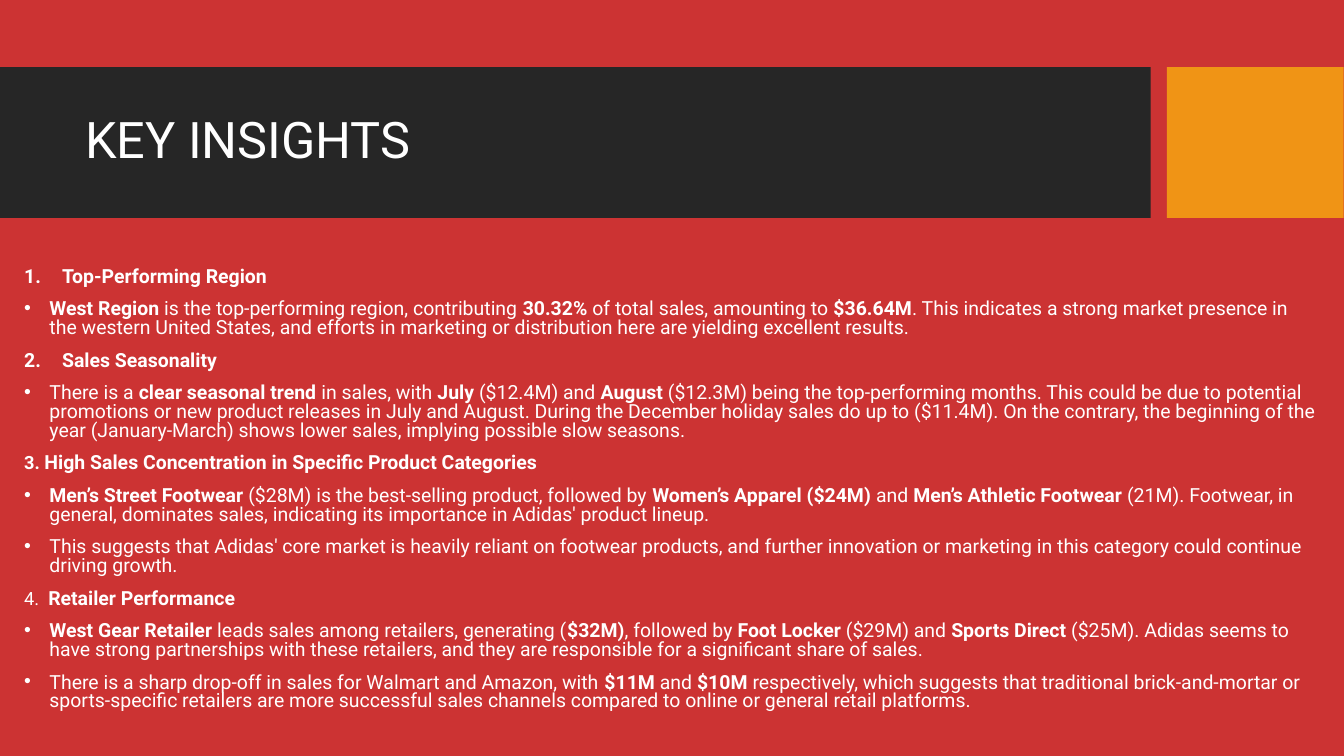
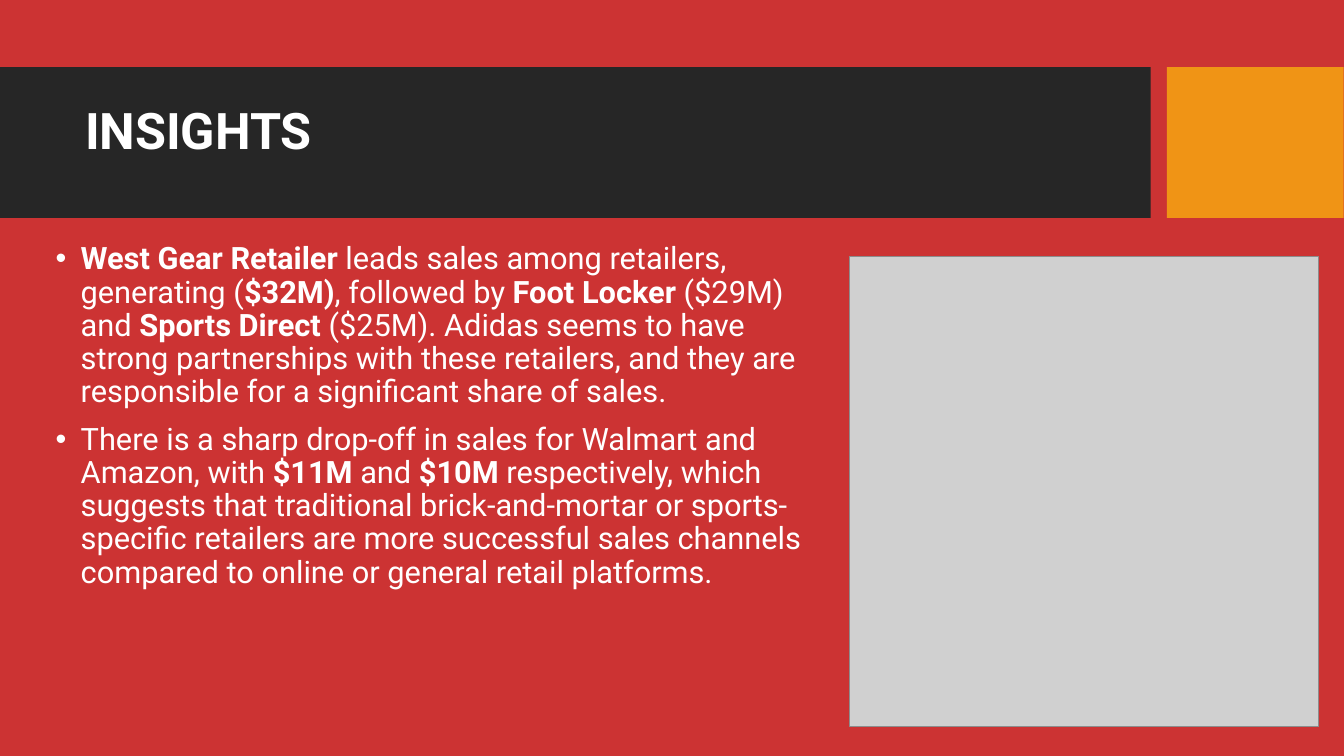
Before and after one commit to MaureenKamore/Adidas-Sales-Analysis, a slide deck: slide 8 of ADIDAS SALES ANALYSIS PROJECTS.pptx. Drawn at 1344x756 pixels with LibreOffice and Linux fonts; fonts in the diff are those of the drawing; grey boxes stand for pictures; background and template pictures are left out. Boxes give left, top, right and bottom in pixels: in the first picture for what was removed or moved away, otherwise in the second. Text is boxed around its words. In the diff, an @@ line names an element or a change of style, - is before the commit and + after.

```diff
--- a/ADIDAS SALES ANALYSIS PROJECTS.pptx
+++ b/ADIDAS SALES ANALYSIS PROJECTS.pptx
@@ title at box(85, 112, 312, 150): text changed; bold on @@
-KEY INSIGHTS
+INSIGHTS
@@ text removed at box(24, 268, 1315, 711) @@
-1. Top-Performing Region
-• West Region is the top-performing region, contributing 30.32% of total sales, amounting to $36.64M. This indicates a strong market presence in the western United States, and efforts in marketing or distribution here are yielding excellent results.
-2. Sales Seasonality
-• There is a clear seasonal trend in sales, with July ($12.4M) and August ($12.3M) being the top-performing months. This could be due to potential promotions or new product releases in July and August. During the December holiday sales do up to ($11.4M). On the contrary, the beginning of the year (January-March) shows lower sales, implying possible slow seasons.
-3. High Sales Concentration in Specific Product Categories
-• Men’s Street Footwear ($28M) is the best-selling product, followed by Women’s Apparel ($24M) and Men’s Athletic Footwear (21M). Footwear, in general, dominates sales, indicating its importance in Adidas' product lineup.
-• This suggests that Adidas' core market is heavily reliant on footwear products, and further innovation or marketing in this category could continue driving growth.
-4. Retailer Performance
-• West Gear Retailer leads sales among retailers, generating ($32M), followed by Foot Locker ($29M) and Sports Direct ($25M). Adidas seems to have strong partnerships with these retailers, and they are responsible for a significant share of sales.
-• There is a sharp drop-off in sales for Walmart and Amazon, with $11M and $10M respectively, which suggests that traditional brick-and-mortar or sports-specific retailers are more successful sales channels compared to online or general retail platforms.
@@ text added at box(81, 246, 801, 590), 22 pt, text #FFFFFF @@
+• West Gear Retailer leads sales among retailers, generating ($32M), followed by Foot Locker ($29M) and Sports Direct ($25M). Adidas seems to have strong partnerships with these retailers, and they are responsible for a significant share of sales.
+• There is a sharp drop-off in sales for Walmart and Amazon, with $11M and $10M respectively, which suggests that traditional brick-and-mortar or sports-specific retailers are more successful sales channels compared to online or general retail platforms.
@@ picture added at box(850, 257, 1320, 727) @@
```
Also in this commit, not shown: 5 other slides changed, 3 slides added, 4 slides removed.
